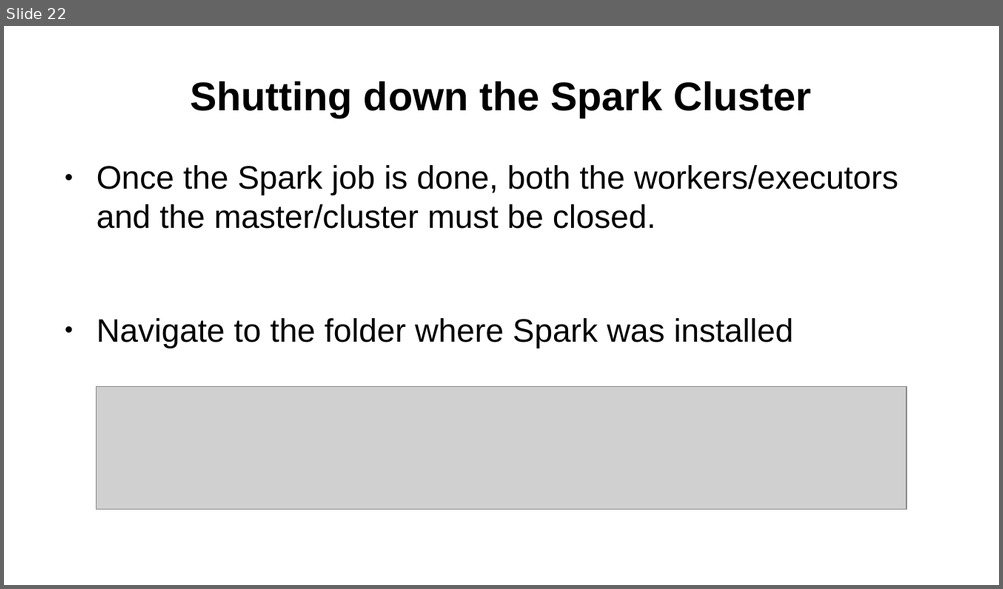
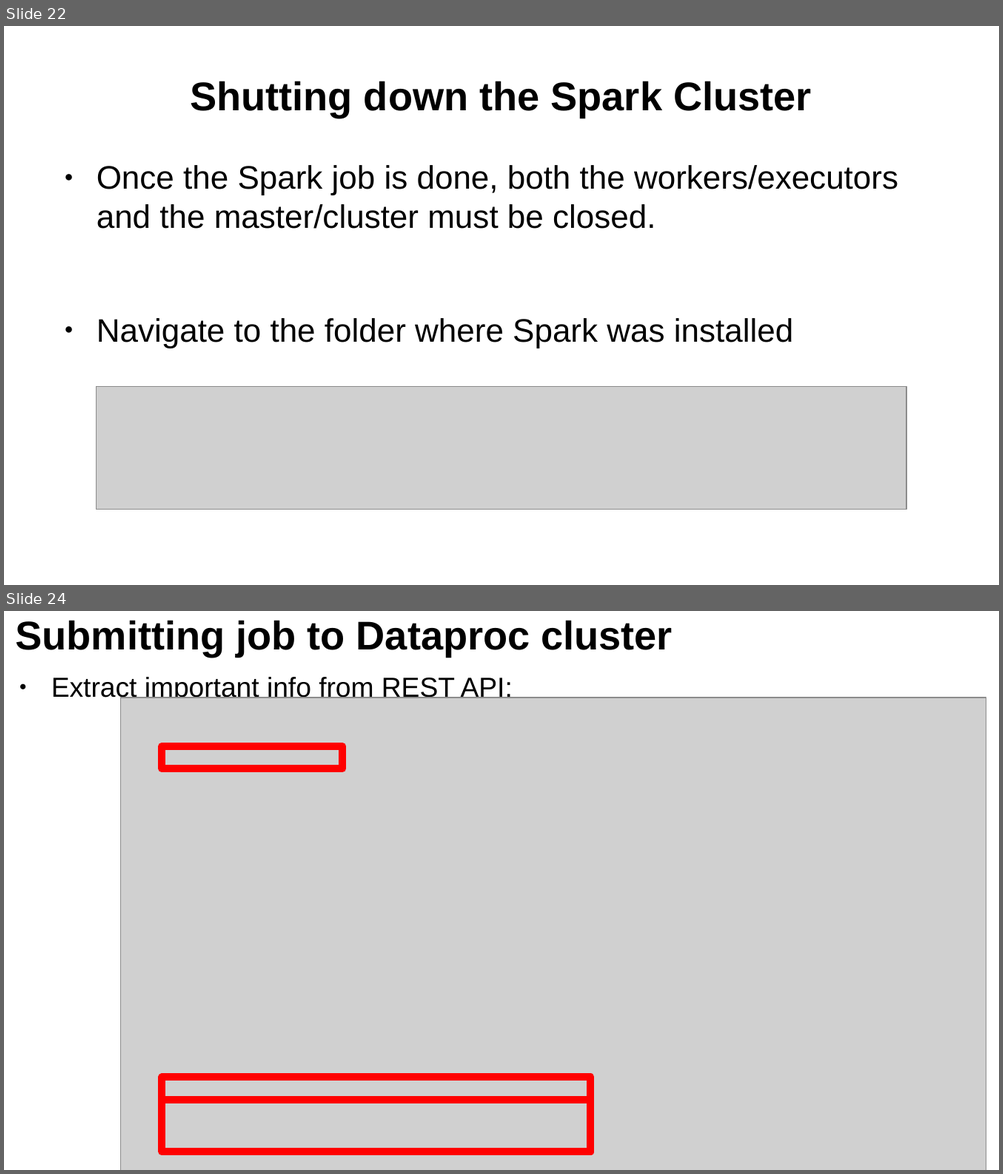
Before and after one commit to mossdet/dlp_data_eng, a slide deck: Notes/05_01_Batch_Processing_Spark.odp. Shown one above the other, each under a label of ours: slide 22 before the commit, slides 22 and 24 after it; the slides between them are not shown. The pictures are 1003x589 and 1003x1174 pixels, drawn with LibreOffice and Linux fonts; fonts in the diff are those of the drawing; grey boxes stand for pictures. Boxes give left, top, right and bottom in pixels: in the first picture for what was removed or moved away, otherwise in the second. Text is boxed around its words. In the diff, an @@ line names an element or a change of style, - is before the commit and + after.

```diff
--- a/Notes/05_01_Batch_Processing_Spark.odp
+++ b/Notes/05_01_Batch_Processing_Spark.odp
@@ slide 24 added at box(4, 611, 999, 1170), background #FFFFFF @@
@@ title added at box(16, 620, 673, 656), 32 pt, text #000000, bold @@
+Submitting job to Dataproc cluster
@@ text added at box(51, 677, 512, 703), 22 pt, text #000000 @@
+● Extract important info from REST API:
@@ picture added at box(120, 698, 986, 1170) @@
@@ rectangle added at box(162, 746, 342, 769), outline #FF0000 6.01 pt @@
@@ rectangle added at box(162, 1078, 591, 1100), outline #FF0000 6.01 pt @@
@@ rectangle added at box(162, 1100, 591, 1153), outline #FF0000 6.01 pt @@
```
Also in this commit, not shown: 3 other slides added, 6 other files.
